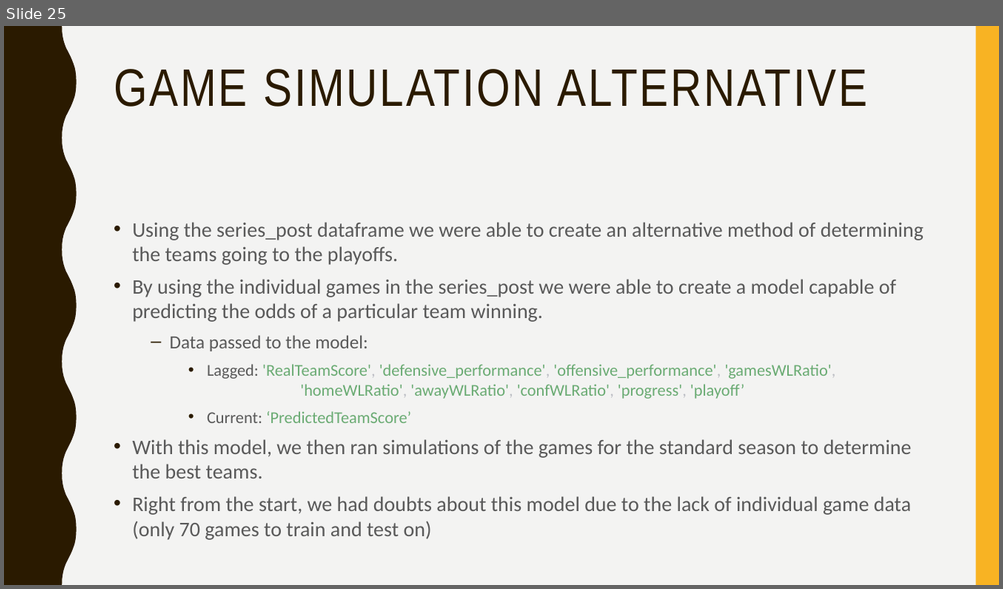
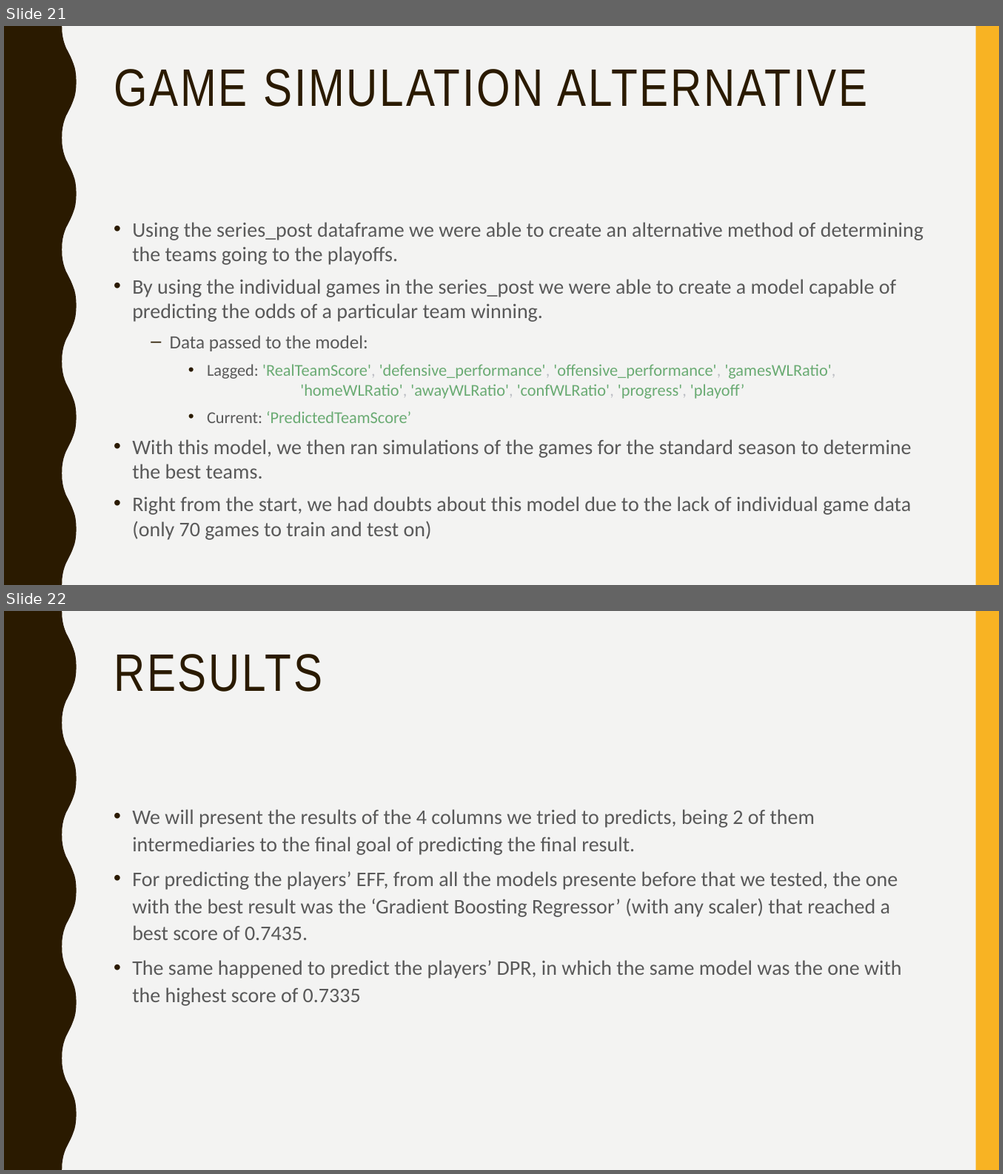
Before and after one commit to afs202005277/AC, a slide deck: ppt projeto.pptx. Shown one above the other, each under a label of ours: slide 25 before the commit, slides 21 and 22 after it. The pictures are 1003x589 and 1003x1174 pixels, drawn with LibreOffice and Linux fonts; fonts in the diff are those of the drawing. Boxes give left, top, right and bottom in pixels: in the first picture for what was removed or moved away, otherwise in the second. Text is boxed around its words. In the diff, an @@ line names an element or a change of style, - is before the commit and + after.

```diff
--- a/ppt projeto.pptx
+++ b/ppt projeto.pptx
@@ slide 22 added at <box>4,611,999,1170</box>, background #F3F3F2; not listed: 2 template elements that a slide beside it also shows @@
@@ title added at <box>114,654,322,692</box>, 51 pt, text #2A1A00 @@
+RESULTS
@@ text added at <box>132,809,902,1006</box>, 20 pt, text #595959 @@
+• We will present the results of the 4 columns we tried to predicts, being 2 of them intermediaries to the final goal of predicting the final result.
+• For predicting the players’ EFF, from all the models presente before that we tested, the one with the best result was the ‘Gradient Boosting Regressor’ (with any scaler) that reached a best score of 0.7435.
+• The same happened to predict the players’ DPR, in which the same model was the one with the highest score of 0.7335
@@ what was slide 25 is now slide 21 @@
```
Also in this commit, not shown: 1 slide changed, 18 other slides added, 4 slides removed, 1 other file.
